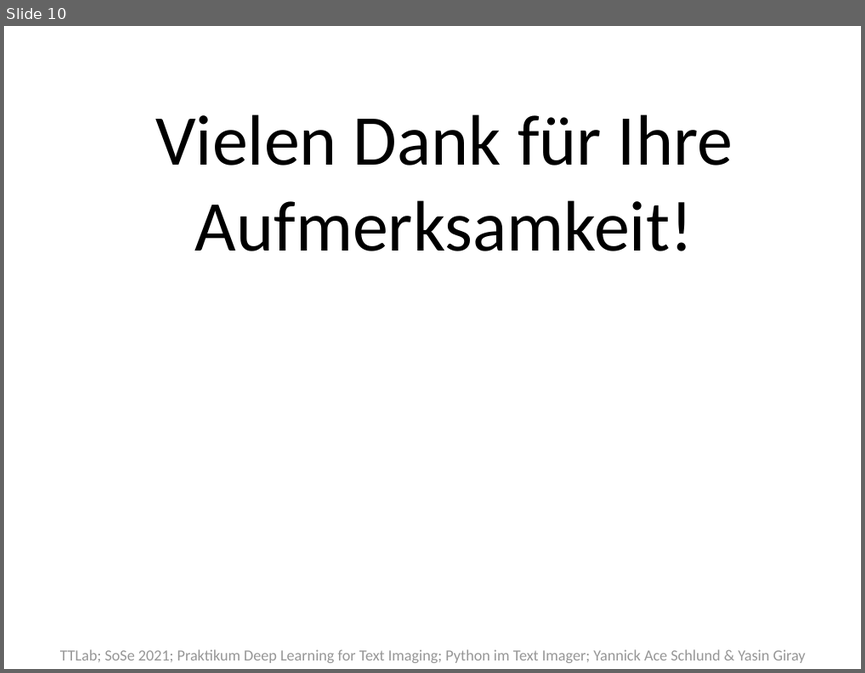
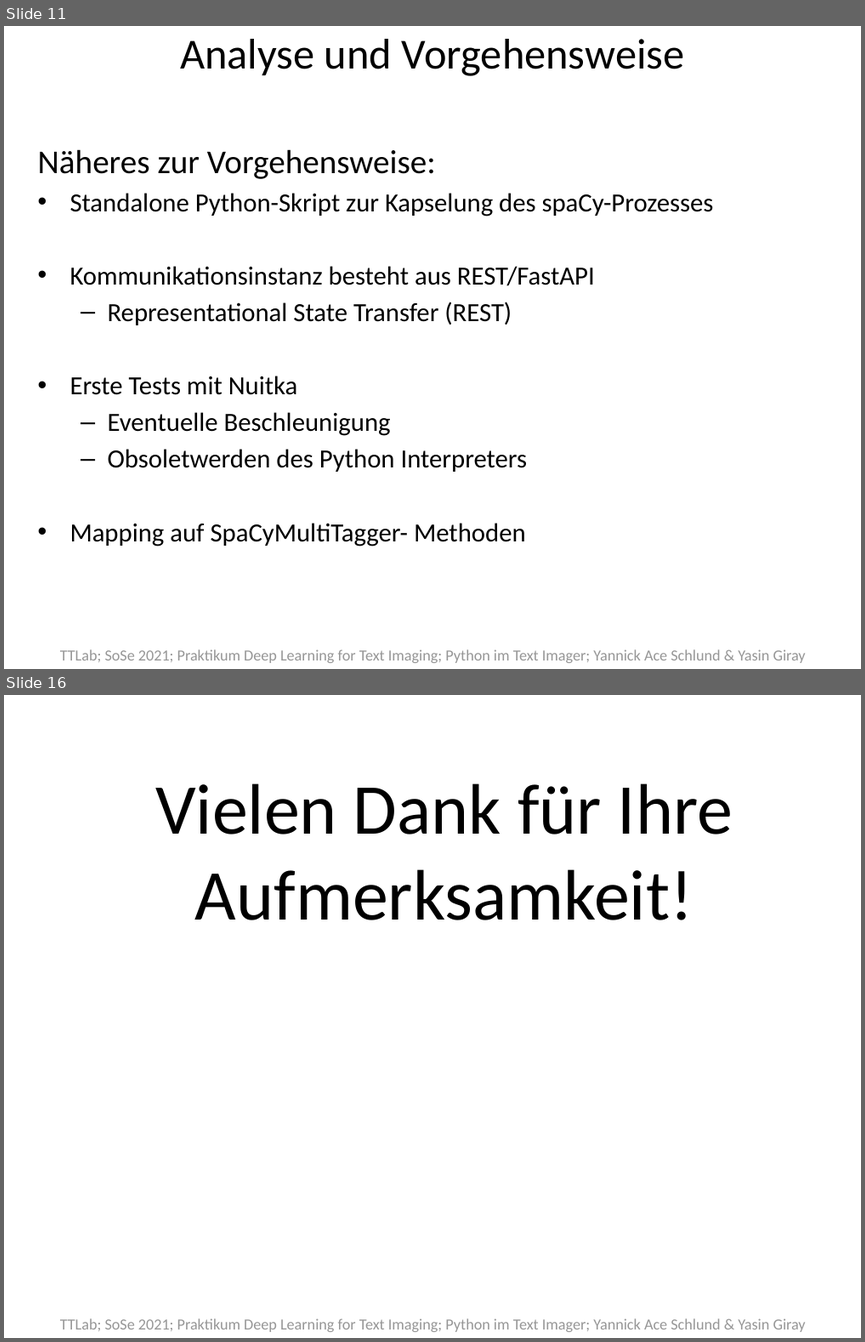
Before and after one commit to texttechnologylab/textimager-uima, a slide deck: Tex Docu/Präsi/Textimager PP.pptx. Shown one above the other, each under a label of ours: slide 10 before the commit, slides 11 and 16 after it; the slides between them are not shown. The pictures are 865x673 and 865x1342 pixels, drawn with LibreOffice and Linux fonts; fonts in the diff are those of the drawing. Boxes give left, top, right and bottom in pixels: in the first picture for what was removed or moved away, otherwise in the second. Text is boxed around its words. In the diff, an @@ line names an element or a change of style, - is before the commit and + after.

```diff
--- a/Tex Docu/Präsi/Textimager PP.pptx
+++ b/Tex Docu/Präsi/Textimager PP.pptx
@@ slide 11 added at box(4, 26, 861, 669), background #FFFFFF; not listed: 1 template element that a slide beside it also shows @@
@@ title added at box(180, 39, 685, 76), 36 pt, text #000000 @@
+Analyse und Vorgehensweise
@@ text added at box(38, 149, 714, 546), 22 pt, text #000000 @@
+Näheres zur Vorgehensweise:
+• Standalone Python-Skript zur Kapselung des spaCy-Prozesses
+• Kommunikationsinstanz besteht aus REST/FastAPI
+  – Representational State Transfer (REST)
+• Erste Tests mit Nuitka
+  – Eventuelle Beschleunigung
+  – Obsoletwerden des Python Interpreters
+• Mapping auf SpaCyMultiTagger- Methoden
@@ what was slide 10 is now slide 16 @@
```
Also in this commit, not shown: 8 slides changed, 6 other slides added, 1 slide removed.
